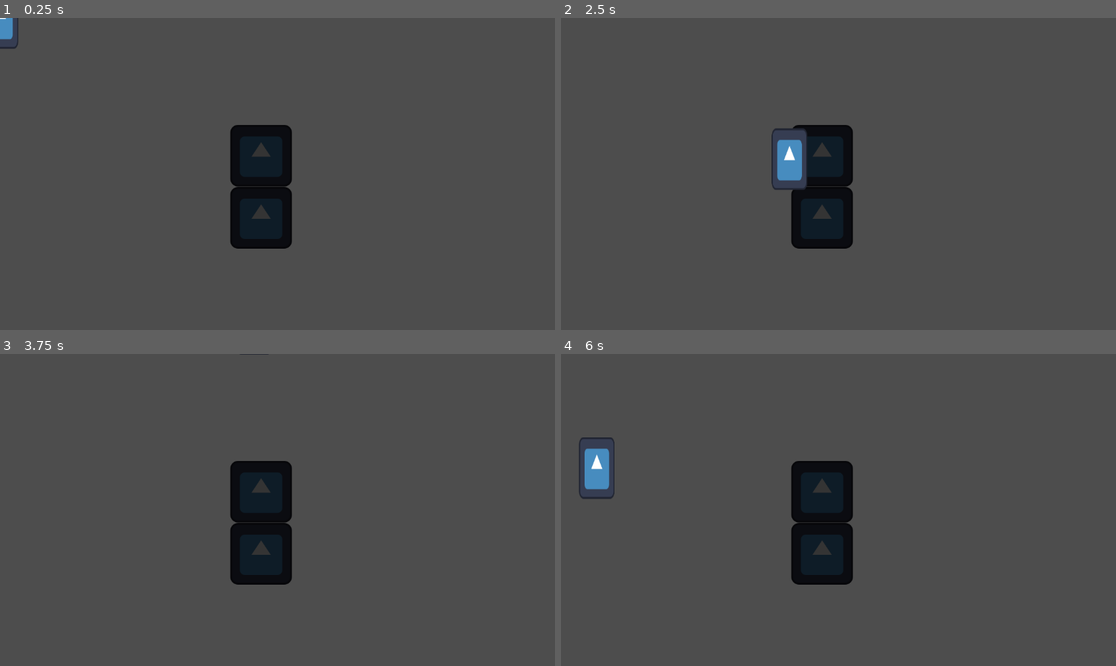
Above: before the commit, frames 1-4 (two rows, left to right).
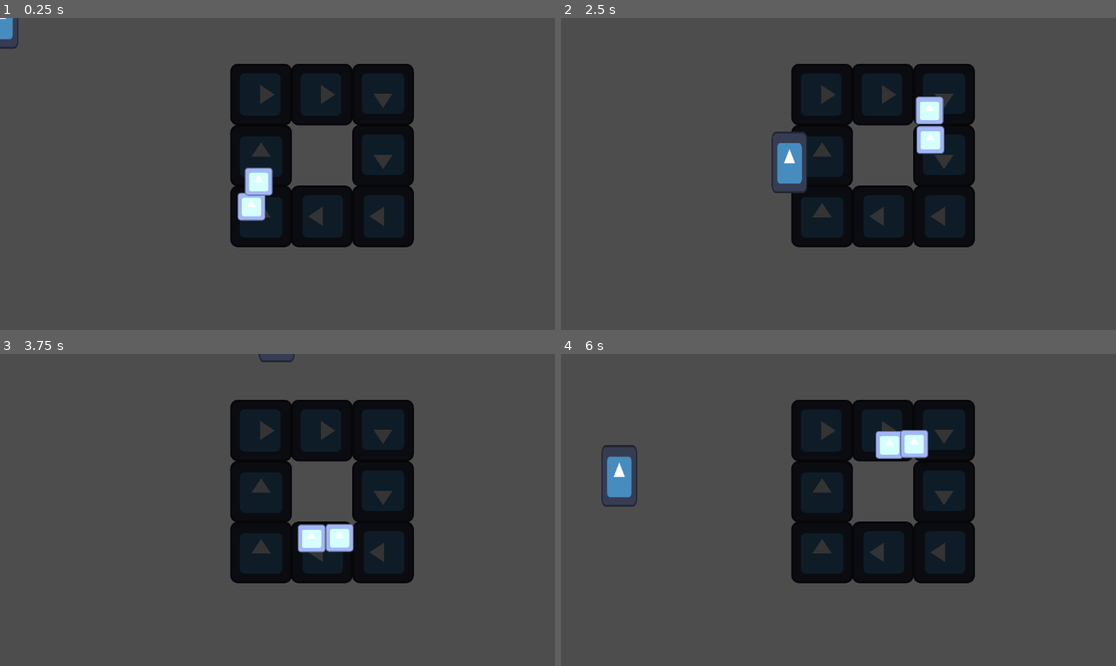
Above: after the commit, the same moments.

Repository: BenjaminWootten/UD-GDDC-space-exploration-jam
Game: Godot game, scene res://world.tscn
Same seed, same stepped clock (60 frames per second), same inputs: the game is played once before the commit and once after it. The engine's default icon, where the game draws it, is replaced by a stand-in: a white triangle on a blue panel in a dark square.
Inputs:
- Up to frame 1 (0.25 s): no input
- Up to frame 2 (2.5 s): hold D (right) 0.53-1.28 s; hold S (down) 1.28-2.03 s; hold D (right) from 2.03 s (still down)
- Up to frame 3 (3.75 s): release D (right) at 2.78 s; hold W (up) 2.78-3.53 s; hold A (left) from 3.53 s (still down)
- Up to frame 4 (6 s): release A (left) at 5.03 s; hold S (down) 5.03-5.78 s; hold D (right) from 5.78 s (still down)

The runs differ from the first frame. In frame 1, 14% of the frame differs, in the area x 41-75%, y 14-74%; in frame 2, 13%; in frame 3, 13%; in frame 4, 14%, in the area x 3-75%, y 14-74%.

Commit message:
conveyors working

Diff:
--- a/Player.tscn
+++ b/Player.tscn
@@ -7,6 +7,7 @@
 radius = 32.0624
 
 [node name="Player" type="CharacterBody2D"]
+motion_mode = 1
 script = ExtResource("1_cbwtj")
 
 [node name="Sprite2D" type="Sprite2D" parent="."]
--- a/buildings/conveyors/conveyor.gd
+++ b/buildings/conveyors/conveyor.gd
@@ -6,23 +6,29 @@
 var bodies = []
 
 func _ready():
-	if global_rotation_degrees == 0:
+	var rotation = round(global_rotation_degrees)
+	if rotation == 0:
 		direction = Vector2(0, -1)
-	elif global_rotation_degrees == 180:
+	elif rotation == 180:
 		direction = Vector2(0, 1)
-	if global_rotation_degrees == 90:
+	elif rotation == 90:
 		direction = Vector2(1, 0)
-	if global_rotation_degrees == 270:
+	elif rotation == 270 or rotation == -90:
 		direction = Vector2(-1, 0)
 
 func _physics_process(delta):
 	for body in bodies:
-		body.velocity += direction * MOVE_SPEED
+		if body.name == "Player":
+			var directional_velocity = body.velocity * direction
+			# Check if directional veloctiy is below move speed in each direction to prevent bursts of speed when transitioning between conveyors
+			# Check if directional velocity is greater than 0 to allow backwards movement on conveyors
+			if directional_velocity.x < MOVE_SPEED.x and directional_velocity.y < MOVE_SPEED.y and directional_velocity.x >= 0 and directional_velocity.y >= 0:
+				body.velocity += direction * MOVE_SPEED
+		elif body.linear_velocity != direction * MOVE_SPEED:
+			body.linear_velocity = direction * MOVE_SPEED
 
 func _on_body_entered(body):
 	bodies.append(body)
-	body.set_collision_layer_value(1, false)
 
 func _on_body_exited(body):
 	bodies.erase(body)
-	body.set_collision_layer_value(1, true)
--- a/buildings/conveyors/conveyor.tscn
+++ b/buildings/conveyors/conveyor.tscn
@@ -4,7 +4,7 @@
 [ext_resource type="Texture2D" uid="uid://cdxrqhqnd634s" path="res://icon.svg" id="1_v1wl3"]
 
 [sub_resource type="RectangleShape2D" id="RectangleShape2D_2c3pg"]
-size = Vector2(128, 126)
+size = Vector2(28, 156)
 
 [node name="Conveyor" type="Area2D"]
 collision_layer = 0
--- /dev/null
+++ b/items/iron.tscn
@@ -0,0 +1,19 @@
+[gd_scene load_steps=3 format=3 uid="uid://c5qp4noe7qt3s"]
+
+[ext_resource type="Texture2D" uid="uid://cdxrqhqnd634s" path="res://icon.svg" id="1_fpqe7"]
+
+[sub_resource type="RectangleShape2D" id="RectangleShape2D_l6htp"]
+size = Vector2(40, 40)
+
+[node name="iron" type="RigidBody2D"]
+collision_layer = 2
+collision_mask = 0
+gravity_scale = 0.0
+
+[node name="CollisionShape2D" type="CollisionShape2D" parent="."]
+shape = SubResource("RectangleShape2D_l6htp")
+
+[node name="Sprite2D" type="Sprite2D" parent="."]
+modulate = Color(3, 3, 3, 1)
+scale = Vector2(0.453125, 0.453125)
+texture = ExtResource("1_fpqe7")
--- a/world.tscn
+++ b/world.tscn
@@ -1,14 +1,45 @@
-[gd_scene load_steps=3 format=3 uid="uid://dgsw0w3y4jvc0"]
+[gd_scene load_steps=4 format=3 uid="uid://dgsw0w3y4jvc0"]
 
 [ext_resource type="PackedScene" uid="uid://cn1hsv2nyoqrj" path="res://Player.tscn" id="1_85nff"]
 [ext_resource type="PackedScene" uid="uid://f8wyhdc87t2w" path="res://buildings/conveyors/conveyor.tscn" id="2_3vhja"]
+[ext_resource type="PackedScene" uid="uid://c5qp4noe7qt3s" path="res://items/iron.tscn" id="3_weype"]
 
 [node name="World" type="Node2D"]
 
 [node name="Conveyor" parent="." instance=ExtResource("2_3vhja")]
-position = Vector2(542, 415)
+position = Vector2(542, 412)
 
 [node name="Conveyor2" parent="." instance=ExtResource("2_3vhja")]
 position = Vector2(542, 286)
 
+[node name="Conveyor3" parent="." instance=ExtResource("2_3vhja")]
+position = Vector2(542, 159)
+rotation = 1.5708
+
+[node name="Conveyor4" parent="." instance=ExtResource("2_3vhja")]
+position = Vector2(668, 159)
+rotation = 1.5708
+
+[node name="Conveyor5" parent="." instance=ExtResource("2_3vhja")]
+position = Vector2(795, 159)
+rotation = 3.14159
+
+[node name="Conveyor6" parent="." instance=ExtResource("2_3vhja")]
+position = Vector2(795, 286)
+rotation = 3.14159
+
+[node name="Conveyor7" parent="." instance=ExtResource("2_3vhja")]
+position = Vector2(795, 412)
+rotation = 4.71239
+
+[node name="Conveyor8" parent="." instance=ExtResource("2_3vhja")]
+position = Vector2(668, 412)
+rotation = 4.71239
+
 [node name="Player" parent="." instance=ExtResource("1_85nff")]
+
+[node name="iron" parent="." instance=ExtResource("3_weype")]
+position = Vector2(522, 435)
+
+[node name="iron2" parent="." instance=ExtResource("3_weype")]
+position = Vector2(537, 383)
